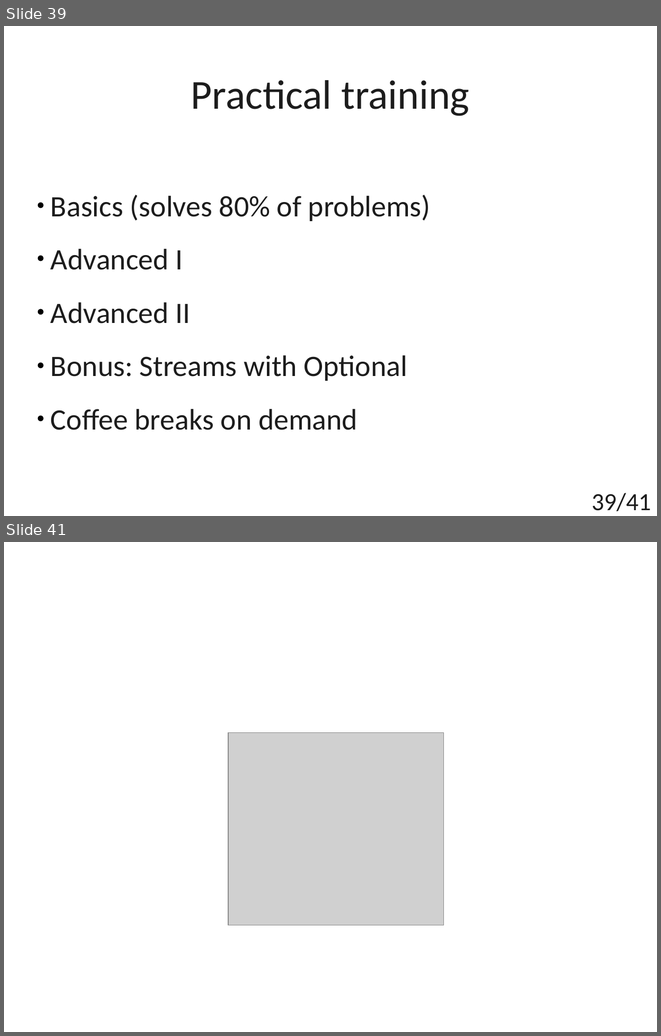
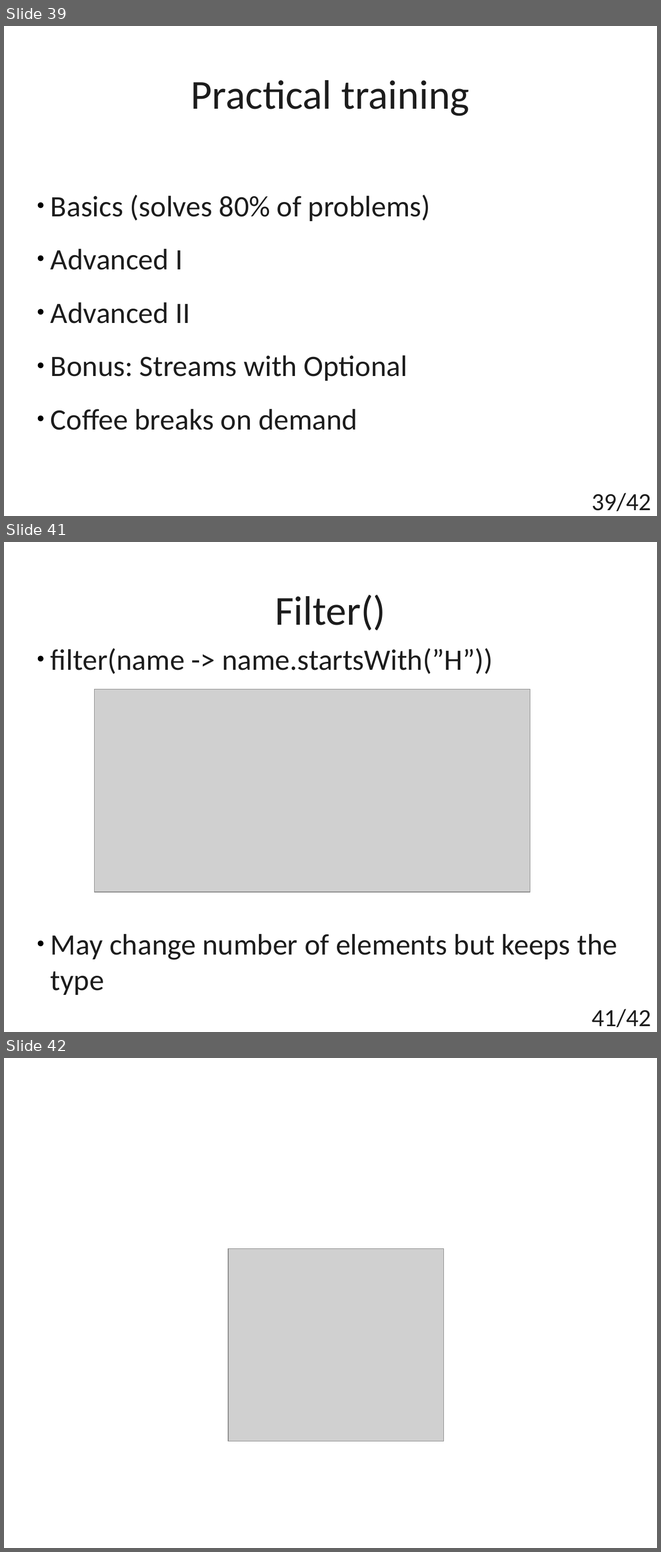
Before and after one commit to t4upl/java-streams-workshop, a slide deck: src/main/resources/editables/presentation.odp. Shown one above the other, each under a label of ours: slides 39 and 41 before the commit, slides 39, 41 and 42 after it; the slides between them are not shown. The pictures are 661x1036 and 661x1552 pixels, drawn with LibreOffice and Linux fonts; fonts in the diff are those of the drawing; grey boxes stand for pictures. Boxes give left, top, right and bottom in pixels: in the first picture for what was removed or moved away, otherwise in the second. Text is boxed around its words. In the diff, an @@ line names an element or a change of style, - is before the commit and + after.

Commit message:
Basic | Added ()filter section

```diff
--- a/src/main/resources/editables/presentation.odp
+++ b/src/main/resources/editables/presentation.odp
@@ slide 41 added at [4, 542, 657, 1032], background #FFFFFF @@
@@ title added at [275, 594, 386, 631], 50 pt, text #1C1C1C @@
+Filter()
@@ subtitle added at [51, 648, 617, 995], 36 pt, text #1C1C1C @@
+● filter(name -> name.startsWith(”H”))
+● May change number of elements but keeps the type
@@ picture added at [95, 689, 530, 892] @@
@@ page number added at [592, 1008, 651, 1027], 30 pt, text #1C1C1C @@
+41/42
@@ page number at [592, 492, 651, 511]: text changed @@
-39/41
+39/42
@@ what was slide 41 is now slide 42 @@
```
Also in this commit, not shown: 1 slide changed, 1 other file.
